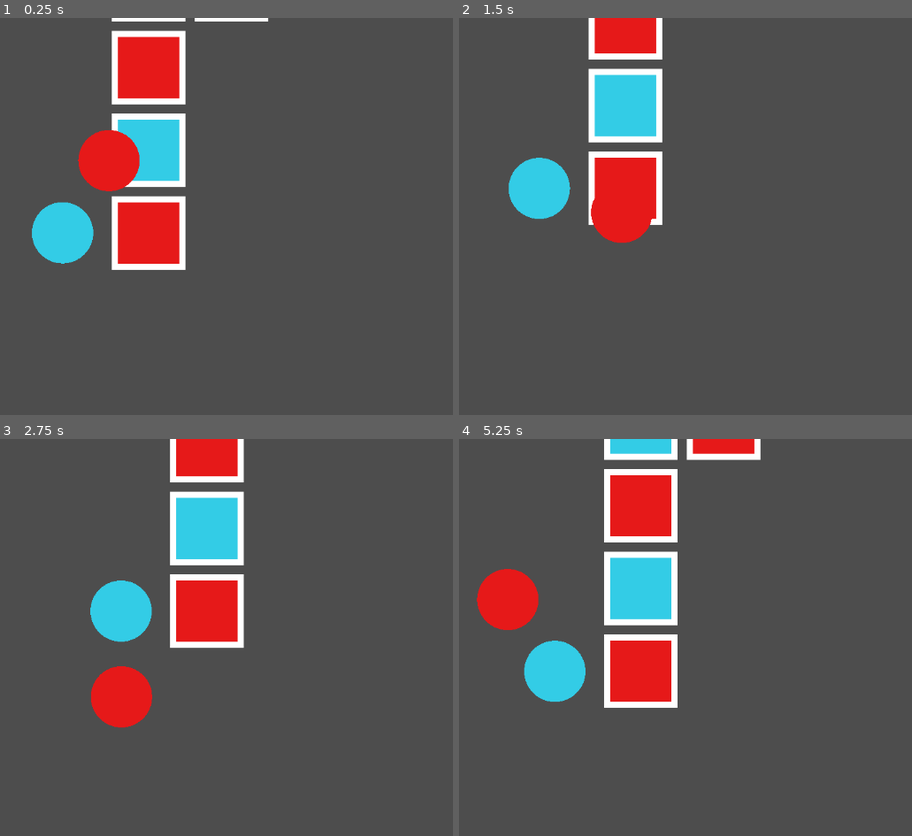
Above: before the commit, frames 1-4 (two rows, left to right).
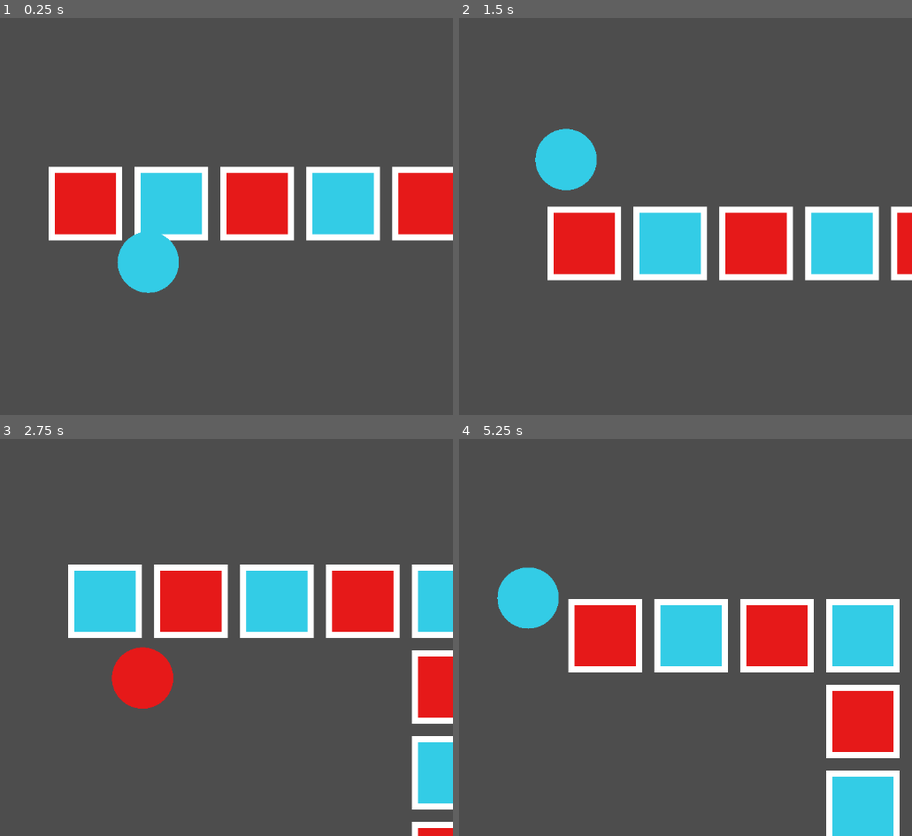
Above: after the commit, the same moments.

Repository: henriquefac/demo-computacao-grafica
Game: Godot game, scene res://cenas/rythin_game.tscn
Same seed, same stepped clock (60 frames per second), same inputs: the game is played once before the commit and once after it. The project has no main scene, so this scene is started directly.
Inputs (mouse positions are in pixels of both pictures, inside the frame that each line leads up to):
- Up to frame 1 (0.25 s): no input
- Up to frame 2 (1.5 s): move the mouse to (712, 196) at 0.52 s; tap E (interagir) at 0.6, 1.35 s; click (712, 196) at 0.67 s; move the mouse to (outside the picture) at 1.27 s; click (outside the picture) at 1.42 s
- Up to frame 3 (2.75 s): move the mouse to (172, 550) at 2.02 s; tap E (interagir) at 2.1 s; click (172, 550) at 2.17 s
- Up to frame 4 (5.25 s): move the mouse to (522, 716) at 2.77 s; tap E (interagir) every 0.75 s from 2.85 to 5.1 s; click (522, 716) at 2.92 s; move the mouse to (771, 697) at 3.52 s; click (771, 697) at 3.67 s; move the mouse to (outside the picture) at 4.27 s; click (outside the picture) at 4.42 s; move the mouse to (594, 637) at 5.02 s; click (594, 637) at 5.17 s

The runs differ from the first frame. In frame 1, 23% of the frame differs, in the area x 7-100%, y 0-70%; in frame 2, 22%; in frame 3, 23%; in frame 4, 29%, in the area x 3-98%, y 0-100%.

Commit message:
calibrado fi

Diff:
--- a/demo-testes-v1/cenas/rythin_game.tscn
+++ b/demo-testes-v1/cenas/rythin_game.tscn
@@ -8,3 +8,5 @@
 
 [node name="circulos_rythn" parent="." instance=ExtResource("2_4vugi")]
 z_index = 1
+
+[connection signal="troca" from="circulos_rythn" to="." method="_on_circulos_rythn_troca"]
--- a/demo-testes-v1/scripts/circulos_rythn.gd
+++ b/demo-testes-v1/scripts/circulos_rythn.gd
@@ -1,4 +1,7 @@
 extends Node2D
+# sinal mostrando que houve troca
+signal troca
+
 var lerp_speed = 5.0  # Velocidade da transição
 # Referenciar os dois círculos
 var right: Node2D
@@ -8,8 +11,8 @@
 var camera_main: Camera2D
 
 # Velocidades
-var left_vel = 4
-var right_vel = -4
+var left_vel = 3
+var right_vel = -3
 
 # Posições iniciais
 var init_cir_1 = Vector2(-70, 0)
@@ -58,8 +61,8 @@
 	right.set_center_circle(left)
 
 	# Começar a girar!
-	left.girar = false
-	right.girar = true
+	left.girar = true
+	right.girar = false
 
 	# Atualizar a câmera inicialmente
 
@@ -70,8 +73,12 @@
 	if Input.is_action_just_pressed("interagir"):
 		if left.girar:
 			left.is_pressed()
+			if !left.girar:
+				emit_signal("troca")
 		else:
 			right.is_pressed()
+			if !right.girar:
+				emit_signal("troca")
 
 
 	# Aplicar órbita se estiver girando
--- a/demo-testes-v1/scripts/left_circle.gd
+++ b/demo-testes-v1/scripts/left_circle.gd
@@ -55,7 +55,7 @@
 
 # Verifica se o botão foi pressionado
 func is_pressed():
-	print("pressionado")
+
 	if flag_in_area:
 		girar = false
 		position = new_position
--- a/demo-testes-v1/scripts/quadrado_vermelho.gd
+++ b/demo-testes-v1/scripts/quadrado_vermelho.gd
@@ -3,6 +3,7 @@
 # criar um quadrado : D
 var square_size = 100
 var square_color = Color(0.9, 0.1, 0.1)
+
 
 # função para desenhar esse negócio
 func _draw() -> void:
--- a/demo-testes-v1/scripts/rythin_game.gd
+++ b/demo-testes-v1/scripts/rythin_game.gd
@@ -2,6 +2,8 @@
 
 # círculos
 var circulos: Node2D
+var left_circle: Node2D
+var right_circle: Node2D
 # posição inicial dos quadrados
 var position_circulo: Vector2
 
@@ -12,27 +14,37 @@
 
 # matriz size
 var largura: int = 40
-var altura: int = 40
+var altura: int = 80
 
+var porcao: int = 9
 # direções possíveis (direita e cima)
 var array_direcoes: Array = [Vector2(1, 0), Vector2(0, -1)]  # Direita e Cima
 
+# outras direções (direita e baixo)
+var direcoes_alternadas: Array = [Vector2(1, 0), Vector2(0, 1)]
+
+# flag trocar direções (se true, usa direções normal, se não alternada
+var flag_dir = true
 # arrays de subidas e passadas
 var array_comands: Array = []
 
 # posição do quadrado atual
 var quadrado_position: Vector2
 
+
 # posições ocupadas
 var posicoes_ocupadas: Array
 
 # ajusta a distância entre quadrados
-const DISTANCIA_ENTRE_QUADRADOS: int = 135
+const DISTANCIA_ENTRE_QUADRADOS: int = 140
 
+
+# array que segura os quadrados
+var array_quadrados_segurados: Array
 # Função chamada quando o node entra na cena
 func _ready() -> void:
 	# Inicializa comandos baseados na largura e altura
-	for i in range(largura - 1):
+	for i in range(largura- 1):
 		array_comands.append(0)  # Movimento para a direita
 	for i in range(altura - 1):
 		array_comands.append(1)  # Movimento para cima
@@ -42,6 +54,9 @@
 
 	# Pega o nó circulos
 	circulos = $circulos_rythn
+	left_circle  =$circulos_rythn/left_circle
+	right_circle = $circulos_rythn/right_circle
+
 	position_circulo = circulos.position
 
 	# Primeiro quadrado instanciado (vermelho)
@@ -50,6 +65,7 @@
 	quadrado_atual.position = Vector2(position_circulo.x + 70, position_circulo.y)
 	quadrado_position = quadrado_atual.position
 	add_child(quadrado_atual)
+	array_quadrados_segurados.append(quadrado_atual)
 
 	# Adiciona a posição inicial ao conjunto de posições ocupadas
 
@@ -57,29 +73,46 @@
 	# Gera os próximos quadrados
 	var i = 0
 	while len(array_comands) > 0:  # Gera até 9 quadrados adicionais
-		if i % 2 == 0:
-			add_quadrado_azul()
+		if i%porcao == 0:
+			flag_dir = !flag_dir
+			porcao = randi_range(4, 14)
+			if i % 2 == 0:
+				add_quadrado_azul(Vector2(1, 0))
+				add_quadrado_vermelho(Vector2(1, 0))
+				i += 1
+			else:
+				add_quadrado_vermelho(Vector2(1, 0))
+				add_quadrado_azul(Vector2(1, 0))
+				i += 1
 		else:
-			add_quadrado_vermelho()
+			if i % 2 == 0:
+				add_quadrado_azul()
+			else:
+				add_quadrado_vermelho()
+
 		i += 1
 
 
 # Escolher aleatoriamente uma direção válida
 func get_random_direction() -> Vector2:
 	var comando = array_comands.pop_front()
-	return array_direcoes[comando]
+	if flag_dir:
+		return array_direcoes[comando]
+	else:
+		return direcoes_alternadas[comando]
 
 # Verifica se a nova posição já está ocupada
 func is_position_occupied(position: Vector2) -> bool:
 	return posicoes_ocupadas.has(position)
 
 # Criar e adicionar novo quadrado vermelho
-func add_quadrado_vermelho():
+func add_quadrado_vermelho(direcao = null):
 	var new_qdrd = quadrado_vermelho_scene.instantiate()
 	new_qdrd.z_index = 0
 
 	# Pega uma direção válida aleatória
-	var direcao = get_random_direction()
+	if direcao == null:
+		direcao = get_random_direction()
 
 	# Atualiza a posição do quadrado
 	var nova_posicao = quadrado_position + direcao * DISTANCIA_ENTRE_QUADRADOS
@@ -89,16 +122,18 @@
 		quadrado_position = nova_posicao
 		new_qdrd.position = quadrado_position
 		add_child(new_qdrd)
+		array_quadrados_segurados.append(new_qdrd)
 # Marca a posição como ocupada
 
 
 # Criar e adicionar novo quadrado azul
-func add_quadrado_azul():
+func add_quadrado_azul(direcao = null):
 	var new_qdrd = quadrado_azul_scene.instantiate()
 	new_qdrd.z_index = 0
 
 	# Pega uma direção válida aleatória
-	var direcao = get_random_direction()
+	if direcao == null:
+		direcao = get_random_direction()
 
 	# Atualiza a posição do quadrado
 	var nova_posicao = quadrado_position + direcao * DISTANCIA_ENTRE_QUADRADOS
@@ -108,4 +143,15 @@
 		quadrado_position = nova_posicao
 		new_qdrd.position = quadrado_position
 		add_child(new_qdrd)
+		array_quadrados_segurados.append(new_qdrd)
   # Marca a posição como ocupada
+
+
+func _on_circulos_rythn_troca() -> void:
+	if len(array_quadrados_segurados) > 0:
+		array_quadrados_segurados[0].queue_free()
+		array_quadrados_segurados.pop_front()
+	if left_circle.orbit_speed < 6:
+		var dif = 3/left_circle.orbit_speed
+		left_circle.orbit_speed += 0.2 * dif
+		right_circle.orbit_speed -= 0.2 * dif
